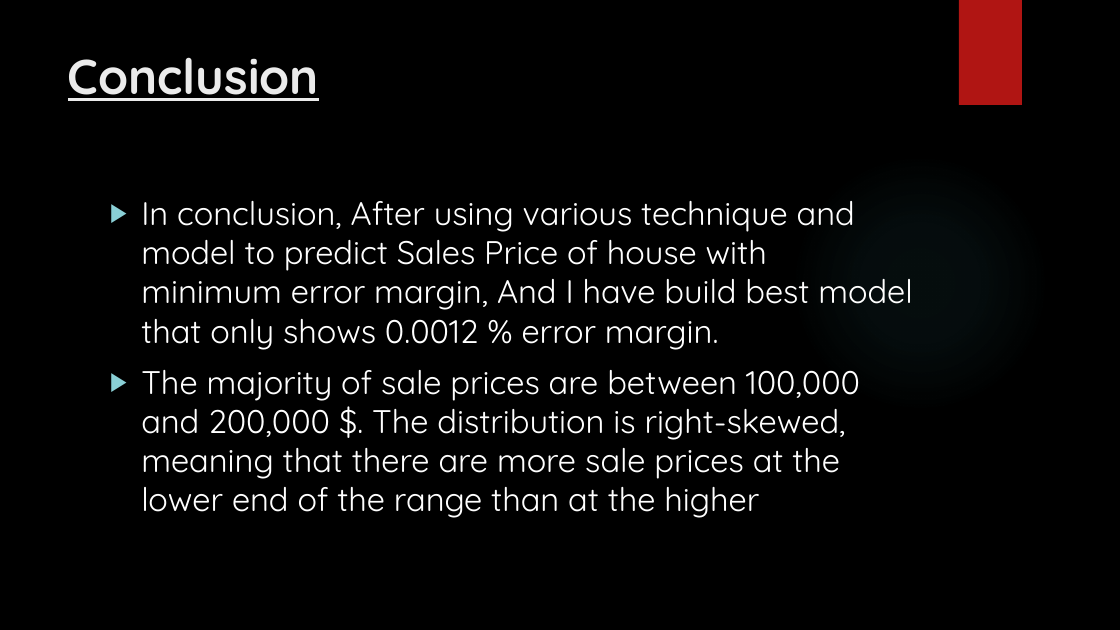
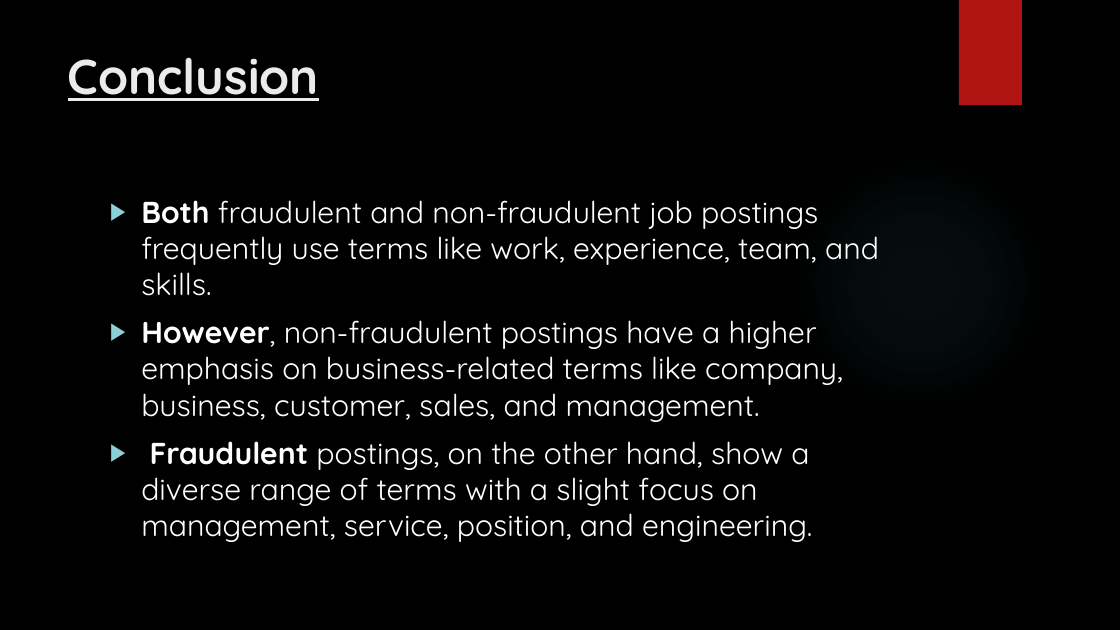
Before and after one commit to AJ-111/House-Price-Advance-Regression-Analysis, a slide deck: slide 8 of CSDA_5310_Individual_Project_Anjesh_Sahani.pptx (slide 7 before the commit). Drawn at 1120x630 pixels with LibreOffice and Linux fonts; fonts in the diff are those of the drawing; background and template pictures are left out. Boxes give left, top, right and bottom in pixels: in the first picture for what was removed or moved away, otherwise in the second. Text is boxed around its words. In the diff, an @@ line names an element or a change of style, - is before the commit and + after.

```diff
--- a/CSDA_5310_Individual_Project_Anjesh_Sahani.pptx
+++ b/CSDA_5310_Individual_Project_Anjesh_Sahani.pptx
@@ text at (x1=141, y1=200, x2=879, y2=542): text changed; size 28 to 25.9 pt @@
-▶ In conclusion, After using various technique and model to predict Sales Price of house with minimum error margin, And I have build best model that only shows 0.0012 % error margin.
-▶ The majority of sale prices are between 100,000 and 200,000 $. The distribution is right-skewed, meaning that there are more sale prices at the lower end of the range than at the higher
+▶ Both fraudulent and non-fraudulent job postings frequently use terms like work, experience, team, and skills.
+▶ However, non-fraudulent postings have a higher emphasis on business-related terms like company, business, customer, sales, and management.
+▶ Fraudulent postings, on the other hand, show a diverse range of terms with a slight focus on management, service, position, and engineering.
```
Also in this commit, not shown: 2 other slides changed, 5 slides added, 4 slides removed, 5 other files.
